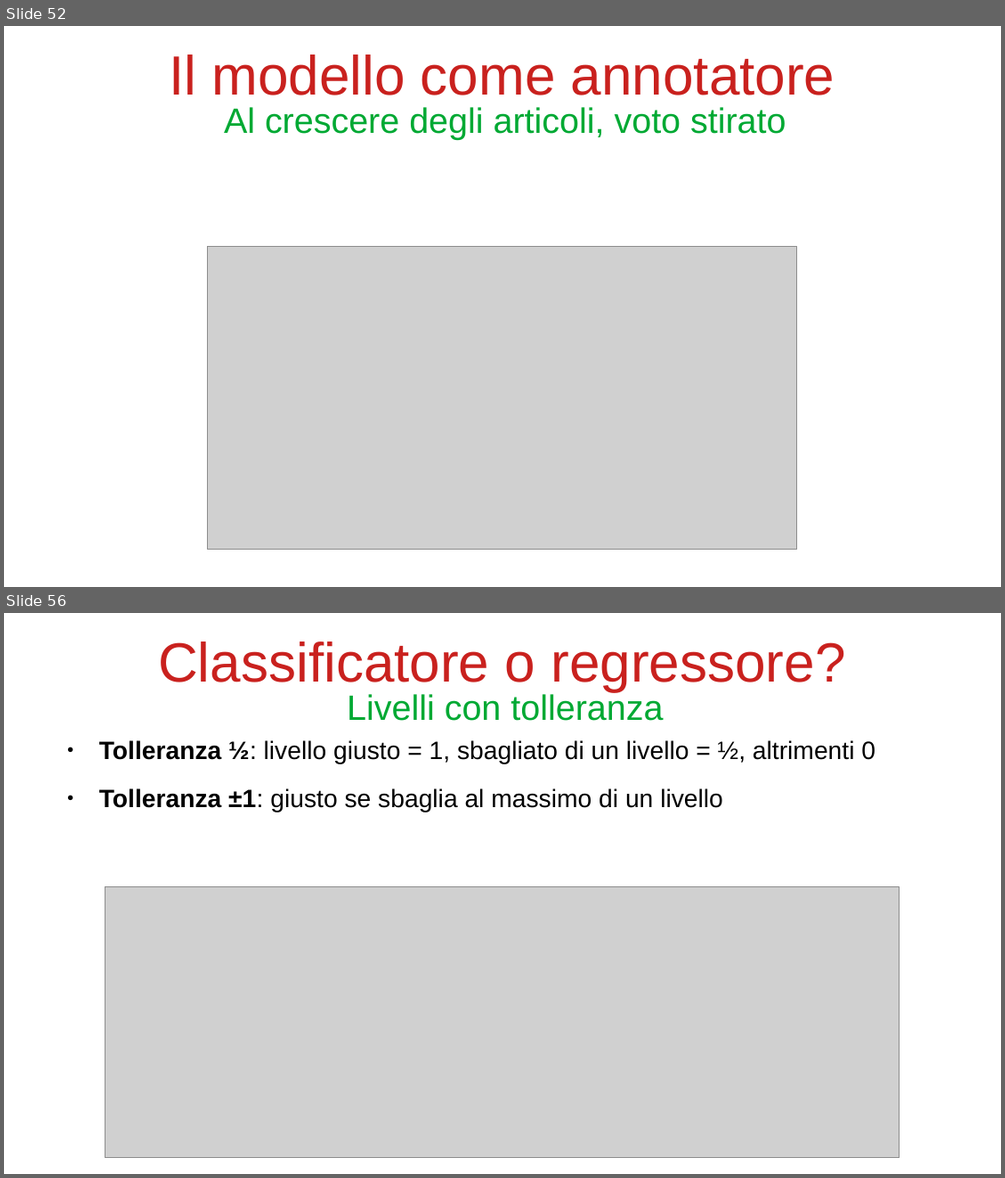
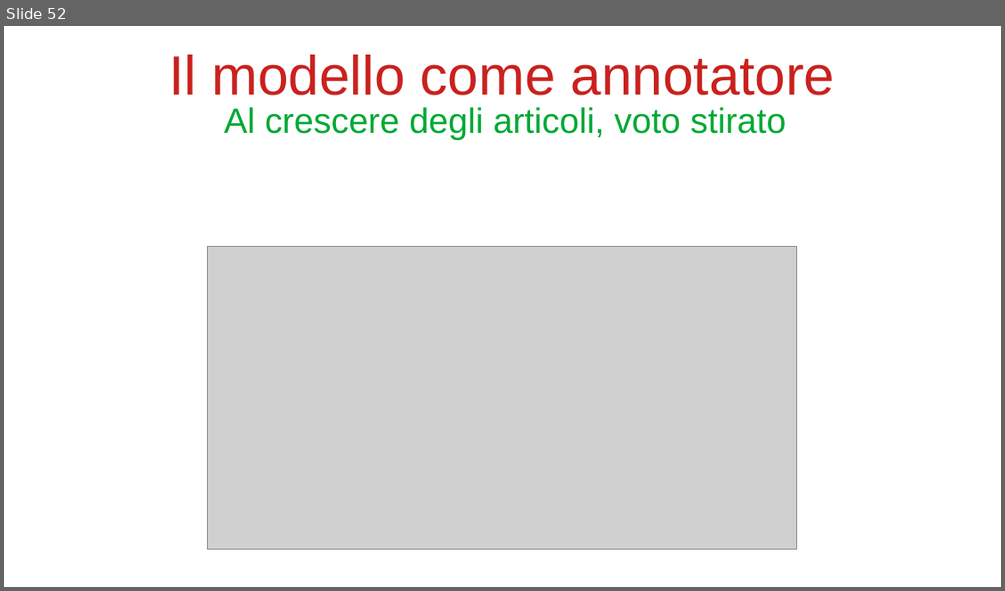
Before and after one commit to bianchi-john/PublisherClassification, a slide deck: Presentazioni/Stato finale/FinalState.odp. Shown one above the other, each under a label of ours: slides 52 and 56 before the commit, slide 52 after it; the slides between them are not shown. The pictures are 1005x1178 and 1005x591 pixels, drawn with LibreOffice and Linux fonts; fonts in the diff are those of the drawing; grey boxes stand for pictures. Boxes give left, top, right and bottom in pixels: in the first picture for what was removed or moved away, otherwise in the second. Text is boxed around its words. In the diff, an @@ line names an element or a change of style, - is before the commit and + after.

```diff
--- a/Presentazioni/Stato finale/FinalState.odp
+++ b/Presentazioni/Stato finale/FinalState.odp
@@ slide 56 removed at (x1=4, y1=613, x2=1001, y2=1174), background #FFFFFF @@
@@ title removed at (x1=158, y1=641, x2=845, y2=691) @@
-Classificatore o regressore?
@@ title removed at (x1=347, y1=692, x2=663, y2=721) @@
-Livelli con tolleranza
@@ text removed at (x1=99, y1=740, x2=875, y2=812) @@
-● Tolleranza ½: livello giusto = 1, sbagliato di un livello = ½, altrimenti 0
-● Tolleranza ±1: giusto se sbaglia al massimo di un livello
@@ picture removed at (x1=105, y1=887, x2=899, y2=1158) @@
```
Also in this commit, not shown: 3 other slides removed, 4 other files.
